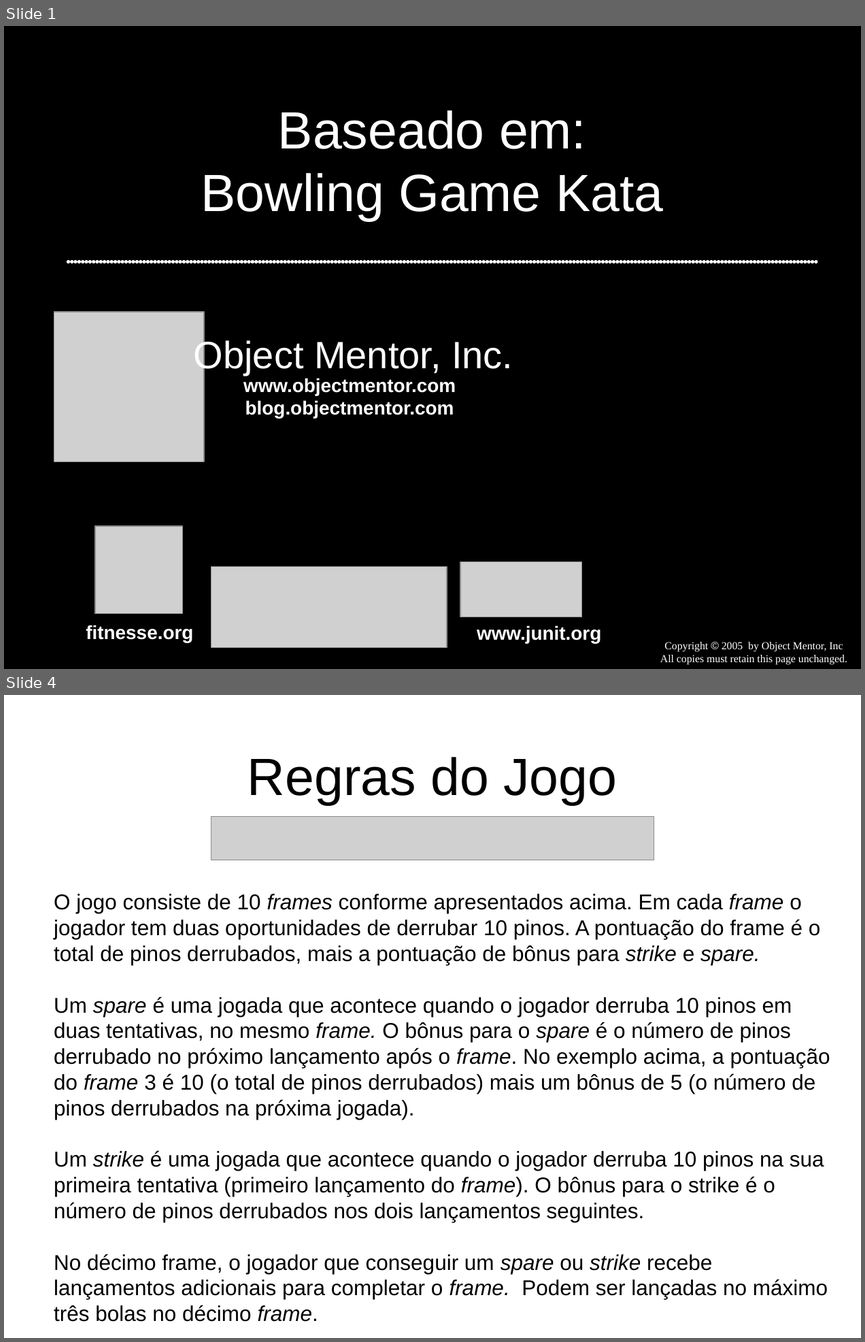
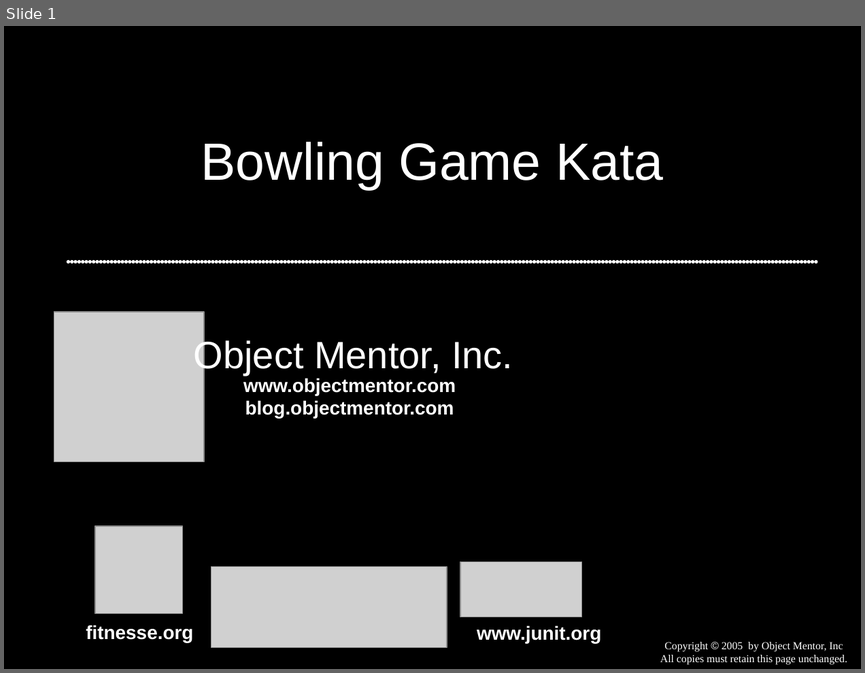
Before and after one commit to dojovale/Coding-Dojo---Bowling-Kata---06-01-2011, a slide deck: presentation/Bowling Game Kata.ppt. Shown one above the other, each under a label of ours: slides 1 and 4 before the commit, slide 1 after it; the slides between them are not shown. The pictures are 865x1342 and 865x673 pixels, drawn with LibreOffice and Linux fonts; fonts in the diff are those of the drawing; grey boxes stand for pictures. Boxes give left, top, right and bottom in pixels: in the first picture for what was removed or moved away, otherwise in the second. Text is boxed around its words. In the diff, an @@ line names an element or a change of style, - is before the commit and + after.

Commit message:
inclusao de apresentacao de bowling game original

```diff
--- a/presentation/Bowling Game Kata.ppt
+++ b/presentation/Bowling Game Kata.ppt
@@ slide 4 removed at [4, 695, 861, 1338], background #FFFFFF @@
@@ title removed at [247, 757, 617, 805] @@
-Regras do Jogo
@@ picture removed at [211, 817, 654, 860] @@
@@ text removed at [54, 894, 830, 1321] @@
-O jogo consiste de 10 frames conforme apresentados acima. Em cada frame o jogador tem duas oportunidades de derrubar 10 pinos. A pontuação do frame é o total de pinos derrubados, mais a pontuação de bônus para strike e spare.
-Um spare é uma jogada que acontece quando o jogador derruba 10 pinos em duas tentativas, no mesmo frame. O bônus para o spare é o número de pinos derrubado no próximo lançamento após o frame. No exemplo acima, a pontuação do frame 3 é 10 (o total de pinos derrubados) mais um bônus de 5 (o número de pinos derrubados na próxima jogada).
-Um strike é uma jogada que acontece quando o jogador derruba 10 pinos na sua primeira tentativa (primeiro lançamento do frame). O bônus para o strike é o número de pinos derrubados nos dois lançamentos seguintes.
-No décimo frame, o jogador que conseguir um spare ou strike recebe lançamentos adicionais para completar o frame. Podem ser lançadas no máximo três bolas no décimo frame.
@@ slide 1 changed as well @@
@@ title at [201, 142, 663, 190]: text changed @@
-Baseado em:
-Bowling Game Kata
+Bowling Game Kata
```
Also in this commit, not shown: 52 slides added, 6 other slides removed.
